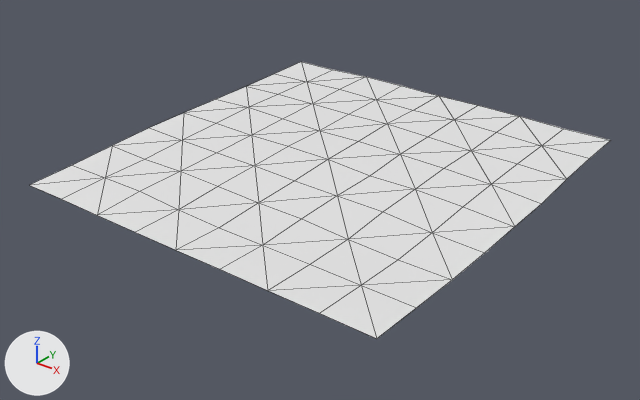
An edit to the OBJ model assets/maps/chunks/terrain_lod2_-2_4.obj, drawn before and after from the same camera.
Camera for both pictures: a 50 mm lens placed at (-36.2, -774.7, 101.7), pointed at (-190.6, -581.8, -17.9). Arrows for +X, +Y and +Z are at lower left; the lights stay in place. The picture after the commit comes second. Mesh edges are drawn as thin lines. Where no turn or scale is listed for an object, it has been applied to the vertices.

Objects in the first picture: 'terrain_lod2_-2_4'.
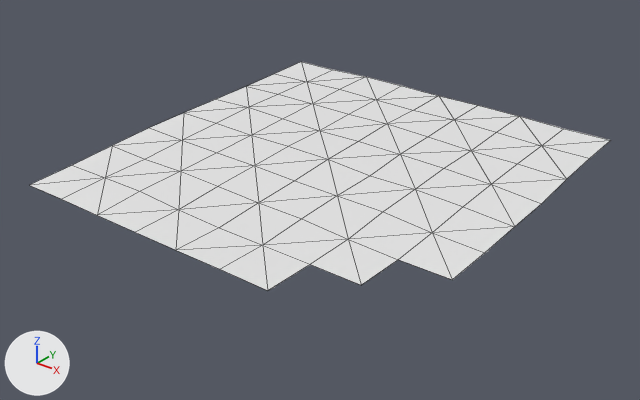
The change in detail:
me_terrain_lod2__2_4 is used by ob_terrain_lod2__2_4; location (0.0, 0.0, 0.0).
Verts and faces of me_terrain_lod2__2_4; kept vertices keep their numbers, new ones are numbered from 81.
Before the commit, vertices of me_terrain_lod2__2_4: 61 (-144.0, -608.0, -10.8) at pixel (398, 259), 62 (-128.0, -608.0, -10.8) at pixel (452, 279), 69 (-160.0, -624.0, -10.8) at pixel (310, 264), 70 (-144.0, -624.0, -10.8) at pixel (361, 285), 71 (-128.0, -624.0, -10.8) at pixel (416, 307).
Before the commit, vertices of me_terrain_lod2__2_4: 78 (-160.0, -640.0, -10.8) at pixel (267, 290), 79 (-144.0, -640.0, -10.8) at pixel (319, 313), 80 (-128.0, -640.0, -10.8) at pixel (376, 338).
me_terrain_lod2__2_4 had 81 vertices, 128 faces and spanned x -256.0..-128.0, y -640.0..-512.0, z -10.8..-2.7.
me_terrain_lod2__2_4 now has 78 vertices, 122 faces and spans x -256.0..-128.0, y -640.0..-512.0, z -10.8..-2.7.
Part 1, on me_terrain_lod2__2_4:
Vertices deleted: 71, 79, 80 (with the faces that use them).
Faces deleted: (61, 70, 62), (69, 78, 70).

Where the change shows, as pixel boxes (x1, y1, x2, y2) in the pictures (640 x 400 px):
'terrain_lod2_-2_4', reshaped (17% shorter)
    before: (30, 62, 610, 338)
    after: (30, 62, 610, 290)
part 1 of me_terrain_lod2__2_4, deleted
    before: (268, 260, 452, 338)
